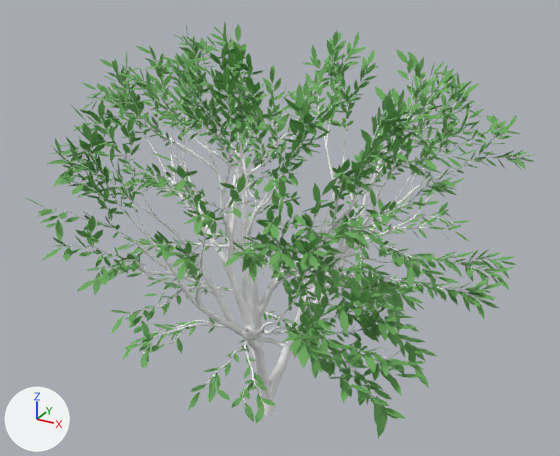
Before and after pictures for a commit that changed the glTF model public/models/trees/tree-50.gltf.
Camera for both pictures: a 50 mm lens placed at (5.58, -9.71, 8.42), pointed at (0.22, 0.03, 3.55). Lighting does not change. The marker at lower left points along +X, +Y and +Z. Vertices at the same position are counted once.

Script lines for the objects in view, before the commit:
```python
mat_material = principled_material('Material')
mat_material.base_color = (1.0, 1.0, 1.0)  # white #ffffff
me_leaves_007 = bpy.data.meshes.new('leaves.007')
me_leaves_007.from_pydata(...)  # 51095 vertices, 69836 faces; spans x -3.63..3.91, y -4.09..3.8, z 0.0..6.58
# faces by material slot: [14156, 55680]
me_leaves_007.materials.append(mat_material_001)  # green #6faf5f
me_leaves_007.materials.append(mat_material)  # white #ffffff
ob_tree_50 = bpy.data.objects.new('tree-50', me_leaves_007)
ob_tree_50.location = (0.0, 0.0, 0.0)
```
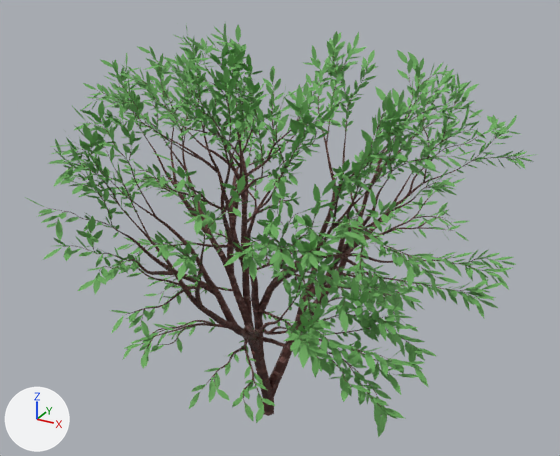
What differs and where, as boxes [x1, y1, x2, y2] in the pictures (560 x 456 px; the box of a moved part takes in the faces that stretch with it):
'tree-50', surface changed, reshaped
    before: [23, 23, 538, 438]
    after: [25, 23, 538, 437]
part 1 of me_leaves_007, moved or reshaped
    before: [38, 23, 534, 438]
    after: [38, 23, 534, 437]
part 2 of me_leaves_007, surface changed
    both: [60, 45, 509, 416]

What changed in the scene script:
```text
Add img_tree_colorlamp:
    img_tree_colorlamp = load_image('tree_colorlamp', 'tree_colorlamp.png', 1024, 1024, 'sRGB')
Add img_tree_bump:
    img_tree_bump = load_image('tree_bump', 'tree_bump.png', 1024, 1024, 'Non-Color')
Change mat_material:
    where n0 = _N.new('ShaderNodeBsdfPrincipled'); n0.name = 'Principled BSDF'
    remove n0.inputs[0].default_value = (1.0, 1.0, 1.0, 1.0)  # 'Base Color', white #ffffff
    add n2 = _N.new('ShaderNodeTexImage'); n2.name = 'Image Texture'
    add n2.image = img_tree_colorlamp
    add n3 = _N.new('ShaderNodeNormalMap'); n3.name = 'Normal Map'
    add n3.uv_map = 'UVMap'
    add n3.inputs[0].default_value = 0.8  # 'Strength'
    add n4 = _N.new('ShaderNodeTexImage'); n4.name = 'Image Texture.001'
    add n4.image = img_tree_bump
    add _L.new(n2.outputs[0], n0.inputs[0])  # 'Color' to 'Base Color'
    add _L.new(n3.outputs[0], n0.inputs[5])  # 'Normal' to 'Normal'
    add _L.new(n4.outputs[0], n3.inputs[1])  # 'Color' to 'Color'
Change me_leaves_007:
    used by ob_tree_50; location = (0.0, 0.0, 0.0)
    remove me_leaves_007.from_pydata(...)  # 51095 vertices, 69836 faces; spans x -3.63..3.91, y -4.09..3.8, z 0.0..6.58
    add me_leaves_007.from_pydata(...)  # 51095 vertices, 69836 faces; spans x -3.62..3.9, y -4.08..3.8, z 0.0..6.57
    me_leaves_007 part 1: 969 vertices moved within x -3.54..3.86, y -4.0..3.48, z 1.79..6.53; 10871 vertices removed from x -3.63..3.91, y -4.09..3.8, z 1.68..6.58; 10871 vertices added at x -3.62..3.9, y -4.08..3.8, z 1.68..6.57
    me_leaves_007 part 2: 49381 kept faces spanning x -3.42..3.76, y -3.85..3.58, z 0.0..6.47 get new texture (UV) coordinates
```
